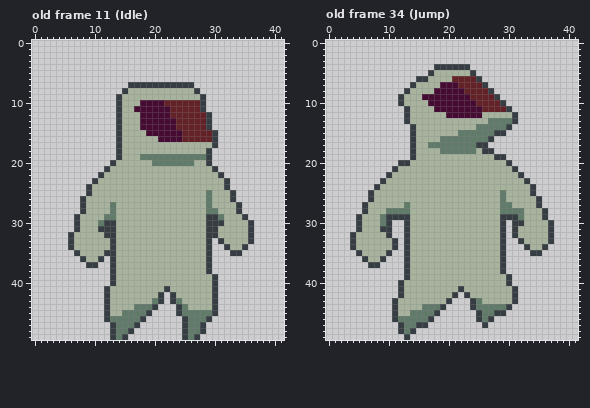
File history of a pixel-art file, _asset_builders/sprites/player.ase. Above, as it was before the edit.
42x50 pixels, 47 frames. Shown: old frame 11 (Idle), old frame 34 (Jump). The commit also changed other frames, which this record leaves out.
The result:
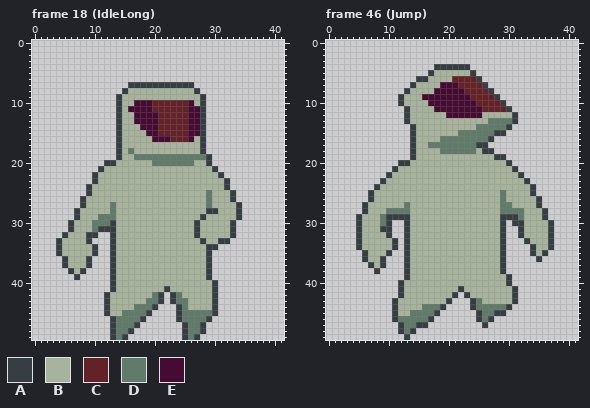
Palette (. is transparent): A #373e43  B #a8b39e  C #632128  D #607b69  E #460b33
A new or re-ordered frame is compared with the old frame closest to it.
Commit: Updated IdleLong
The exact change:
frames 47 -> 59
Changed rows in their new state; - is an unchanged pixel.
Frame 18 (IdleLong) is new; against old frame 11 (Idle), layer "Layer 2":
first column x 10:
10 -------E--CC----EB---
11 ------E---CCC---EE---
12 -------E---CC---EEA.-
13 -------E---CCC--EEA.-
14 -----------CCC--EEA.-
15 -----------CCCC-EEA..
16 ----------E--CC-EBA..
17 ------------------A..
18 ------D-----------A.-
19 -------D-------------
20 --A------------------
21 -AB------------------
22 AB-------------------
first column x 4:
28 ---AB--------------------AA------
29 -------D----------------ABBB--A.-
30 --AB--D-D--------------A-BBB-A...
31 --AB--D----------------A-BB--A...
32 -AB--AA..--------------A-BB--A...
33 ABB--A...---------------ABB-A....
34 ABB---A..-----------------A-....-
35 ABBB--A..--------------------..--
36 -ABBBA..-------------------------
37 -ABBB-.--------------------------
38 --ABA----------------------------
39 ---A---------------------A.------
41 --------.A-----------------------
42 ----------------D---D------------
43 ---------------D-----D-----------
46 --------.A----------AD-----------
Frame 46 (Jump) against old frame 34 (Jump), layer "Layer 2":
first column x 4:
31 ---------------------------.A-----
32 .A-------------------------.A-----
33 .A--------------------------.A----
34 .A---------------------------.A-BA
35 -.A----------------------------BA-
36 -------------------------------A--
37 ----BA----------------------------
38 ----A-----------------------------
Changed places in both pictures, as pixel boxes (x1, y1, x2, y2):
changed: (92, 100, 218, 178)
changed: (56, 208, 116, 292)
changed: (194, 208, 254, 256)
changed: (176, 274, 218, 322)
changed: (146, 292, 158, 304)
changed: (104, 316, 116, 322)
changed: (512, 226, 554, 262)
changed: (350, 232, 386, 274)
